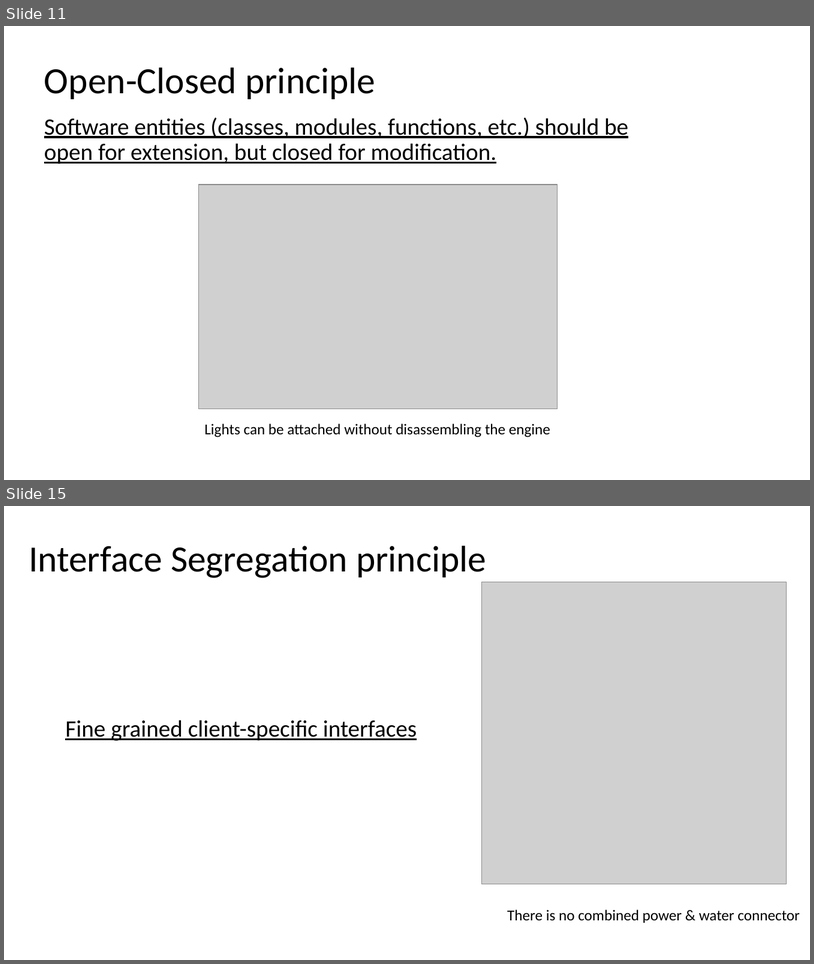
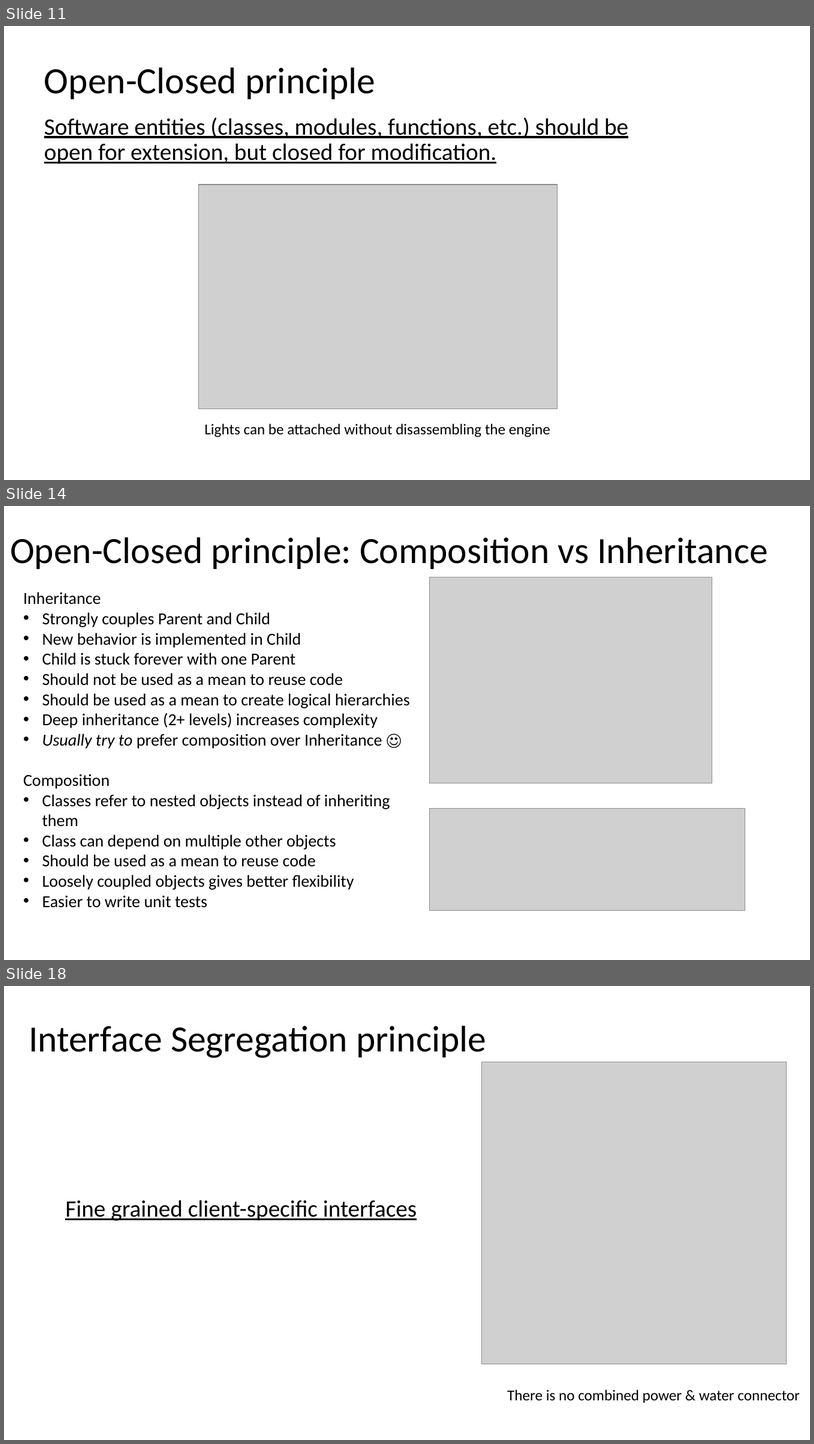
Before and after one commit to DonatasKukta/SOLID, a slide deck: SOLID.pptx. Shown one above the other, each under a label of ours: slides 11 and 15 before the commit, slides 11, 14 and 18 after it; the slides between them are not shown. The pictures are 814x964 and 814x1444 pixels, drawn with LibreOffice and Linux fonts; fonts in the diff are those of the drawing; grey boxes stand for pictures. Boxes give left, top, right and bottom in pixels: in the first picture for what was removed or moved away, otherwise in the second. Text is boxed around its words. In the diff, an @@ line names an element or a change of style, - is before the commit and + after.

```diff
--- a/SOLID.pptx
+++ b/SOLID.pptx
@@ slide 14 added at [4, 506, 810, 960], background #FFFFFF @@
@@ title added at [10, 537, 768, 569], 44 pt, text #000000 @@
+Open-Closed principle: Composition vs Inheritance
@@ picture added at [430, 577, 713, 784] @@
@@ text added at [23, 592, 410, 907], 20 pt, text #000000 @@
+Inheritance
+• Strongly couples Parent and Child
+• New behavior is implemented in Child
+• Child is stuck forever with one Parent
+• Should not be used as a mean to reuse code
+• Should be used as a mean to create logical hierarchies
+• Deep inheritance (2+ levels) increases complexity
+• Usually try to prefer composition over Inheritance ☺
+Composition
+• Classes refer to nested objects instead of inheriting them
+• Class can depend on multiple other objects
+• Should be used as a mean to reuse code
+• Loosely coupled objects gives better flexibility
+• Easier to write unit tests
@@ picture added at [430, 808, 746, 910] @@
@@ what was slide 15 is now slide 18 @@
```
Also in this commit, not shown: 4 slides changed, 3 other slides added, 1 other file.
